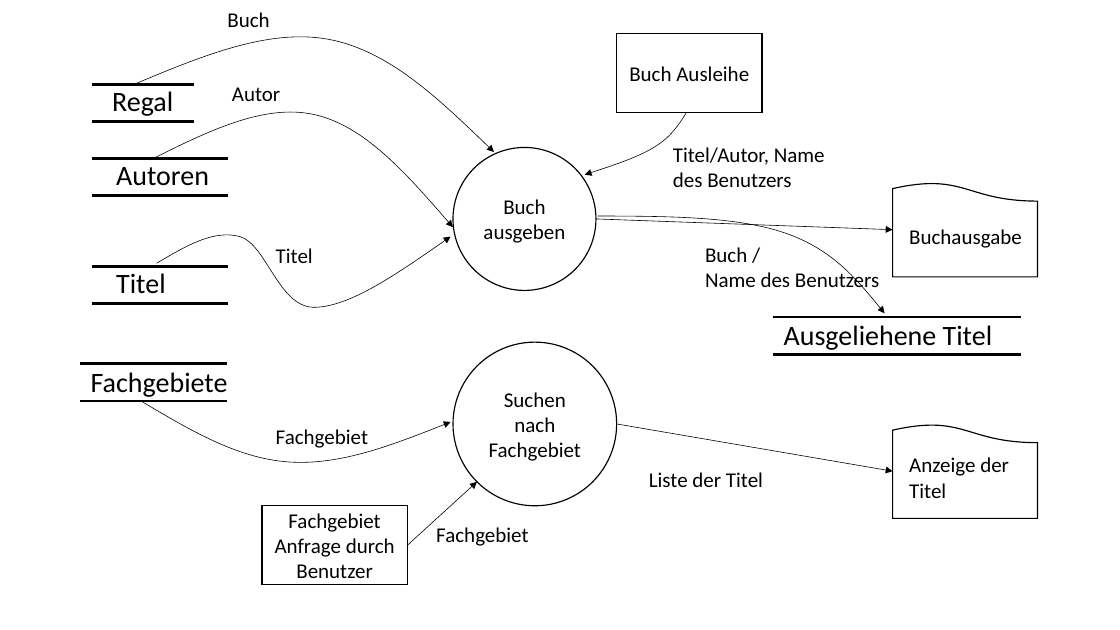
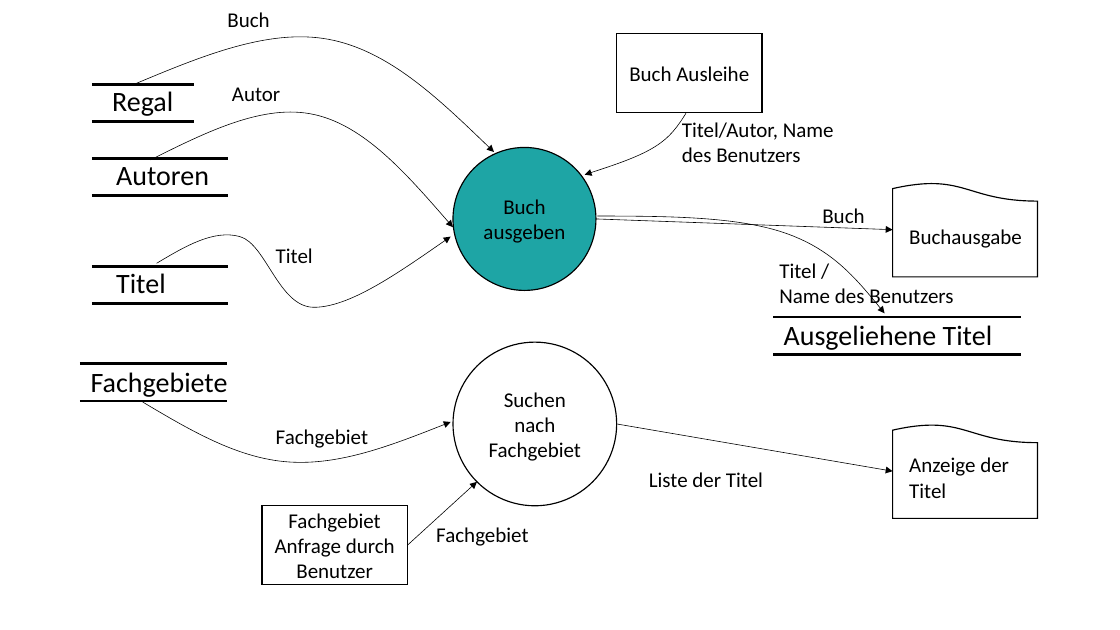
Before and after one commit to unibas-marcelluethi/software-engineering, a slide deck: slide 44 of docs/slides/drawings/graphics.pptx. Drawn at 1120x630 pixels with LibreOffice and Linux fonts; fonts in the diff are those of the drawing. Boxes give left, top, right and bottom in pixels: in the first picture for what was removed or moved away, otherwise in the second. Text is boxed around its words. In the diff, an @@ line names an element or a change of style, - is before the commit and + after.

```diff
--- a/docs/slides/drawings/graphics.pptx
+++ b/docs/slides/drawings/graphics.pptx
@@ text "Titel/Autor, Name des Benutzers": place and size @@
-text "Titel/Autor, Name des Benutzers" at bbox=[673, 147, 825, 187]
+text "Titel/Autor, Name des Benutzers" at bbox=[682, 119, 834, 162]
@@ ellipse "Buch ausgeben" at bbox=[453, 148, 596, 291]: fill #FFFFFF to #1EA5A5 @@
@@ text added at bbox=[822, 208, 864, 229], 18 pt, text #000000 @@
+Buch
@@ text at bbox=[779, 263, 953, 310]: text changed @@
-Buch /
-Name des Benutzers
+Titel /
+Name des Benutzers
```
Also in this commit, not shown: 1 other slide changed, 1 slide added, 4 other files.
